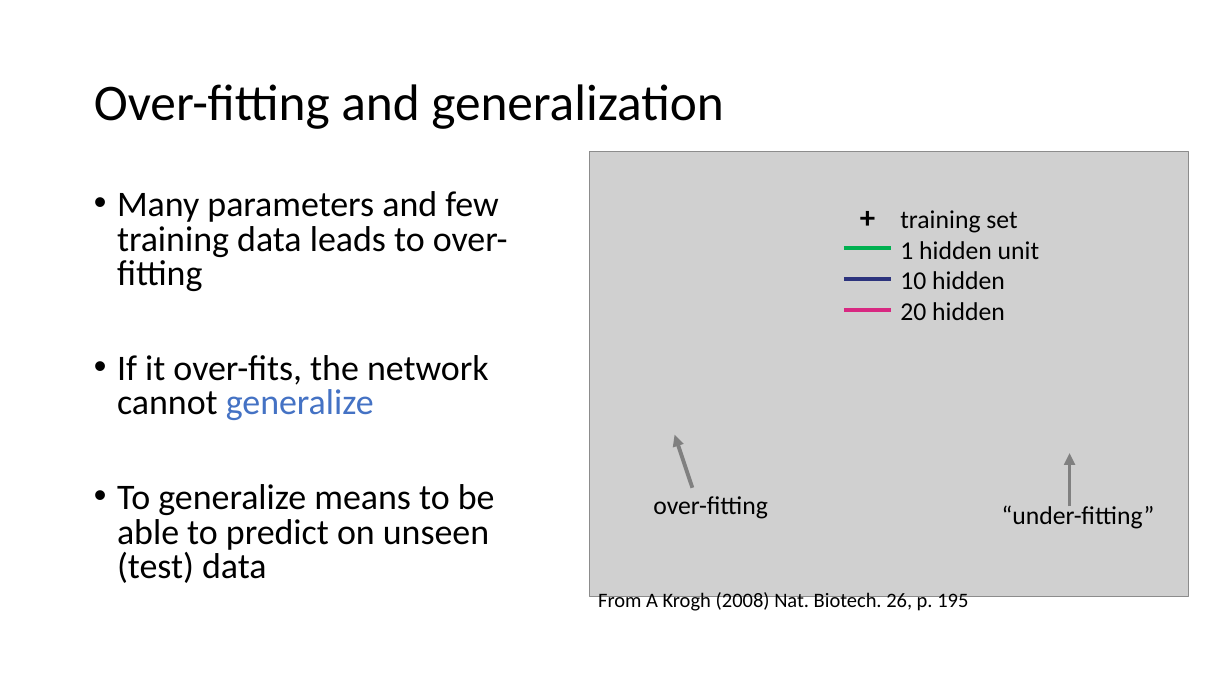
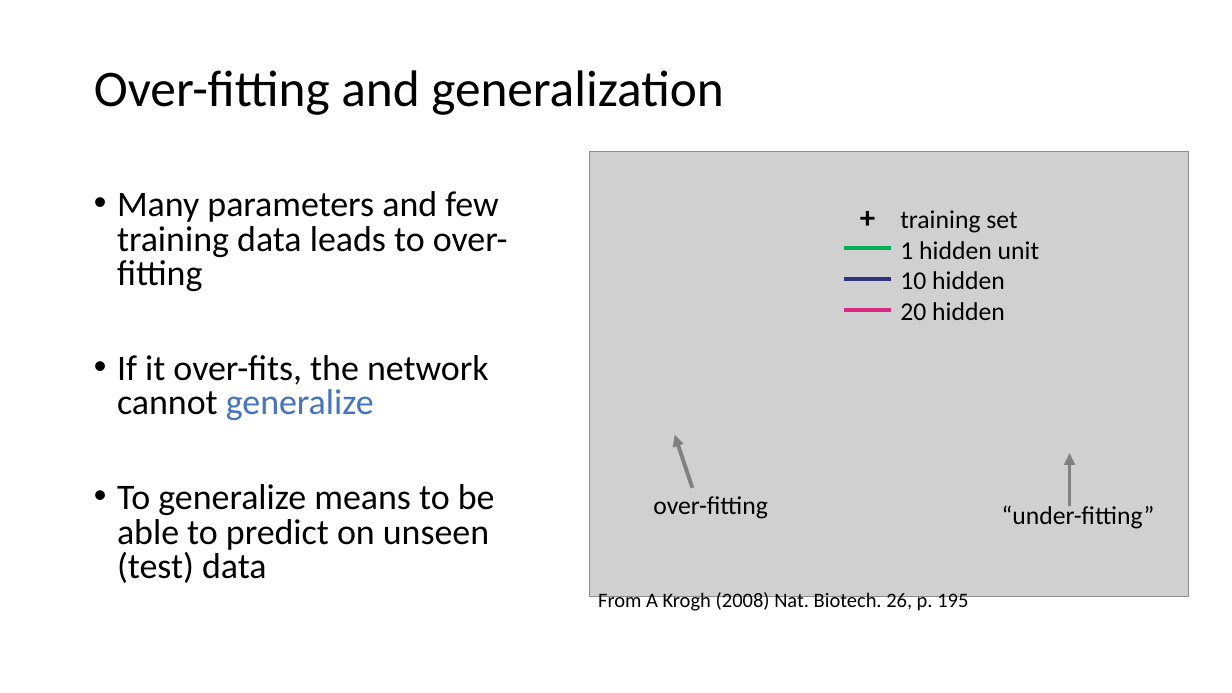
Before and after one commit to Center-for-Health-Data-Science/IntroToML, a slide deck: slide 2 of Day2/NNintro2.pptx. Drawn at 1232x693 pixels with LibreOffice and Linux fonts; fonts in the diff are those of the drawing; grey boxes stand for pictures. Boxes give left, top, right and bottom in pixels: in the first picture for what was removed or moved away, otherwise in the second. Text is boxed around its words. In the diff, an @@ line names an element or a change of style, - is before the commit and + after.

```diff
--- a/Day2/NNintro2.pptx
+++ b/Day2/NNintro2.pptx
@@ title "Over-fitting and generalization" moved from (x1=94, y1=84, x2=724, y2=129) to (x1=94, y1=70, x2=724, y2=115) @@
```
Also in this commit, not shown: 1 other slide changed, 3 slides added, 5 other files.
